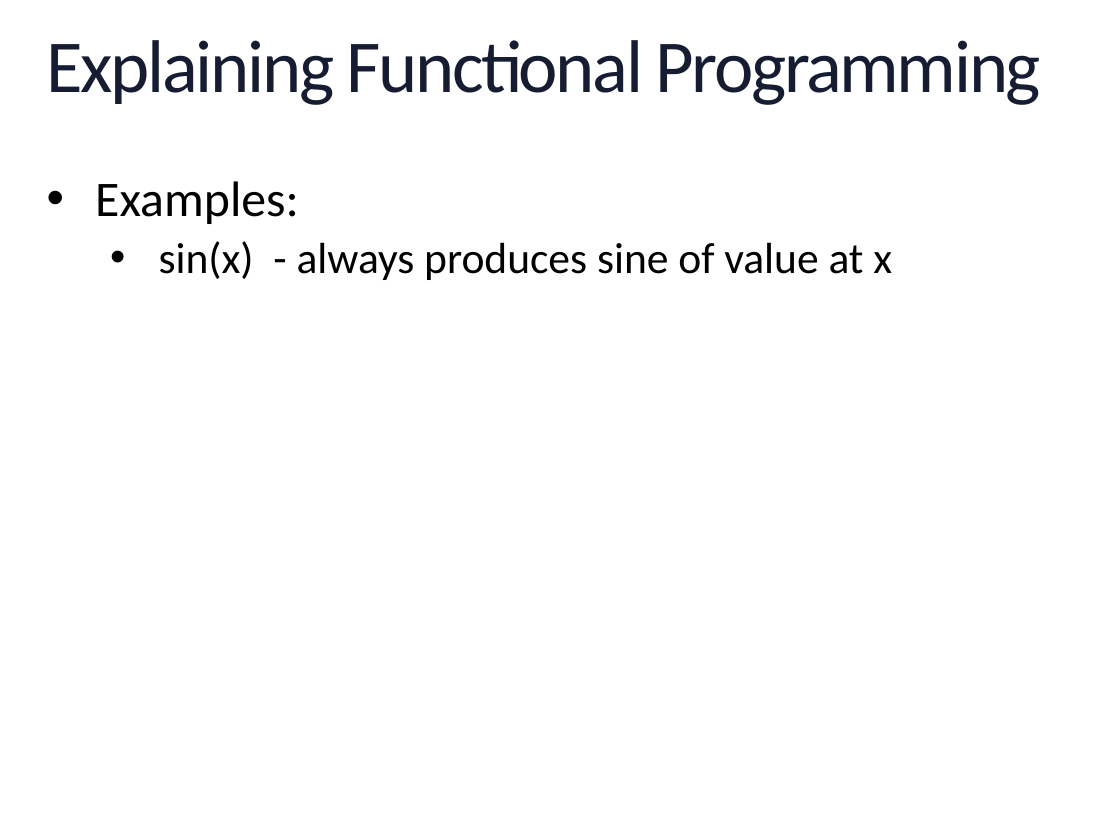
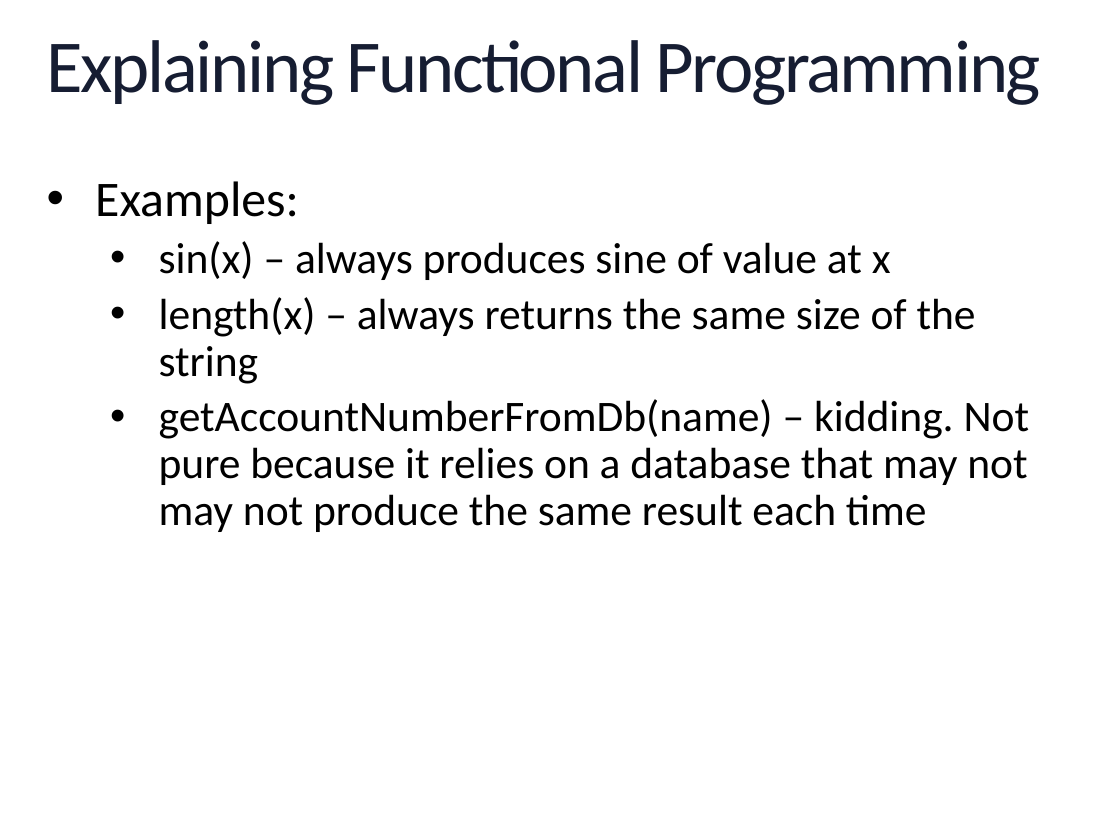
Before and after one commit to geekygirlsarah/talk-a_primer_on_functional_programming, a slide deck: slide 5 of A Primer on Functional Programming.pptx. Drawn at 1120x840 pixels with LibreOffice and Linux fonts; fonts in the diff are those of the drawing; background and template pictures are left out. Boxes give left, top, right and bottom in pixels: in the first picture for what was removed or moved away, otherwise in the second. Text is boxed around its words. In the diff, an @@ line names an element or a change of style, - is before the commit and + after.

```diff
--- a/A Primer on Functional Programming.pptx
+++ b/A Primer on Functional Programming.pptx
@@ text at [159, 241, 1030, 532]: text changed @@
-  • sin(x) - always produces sine of value at x
+  • sin(x) – always produces sine of value at x
+  • length(x) – always returns the same size of the string
+  • getAccountNumberFromDb(name) – kidding. Not pure because it relies on a database that may not may not produce the same result each time
```
Also in this commit, not shown: 23 slides added.
